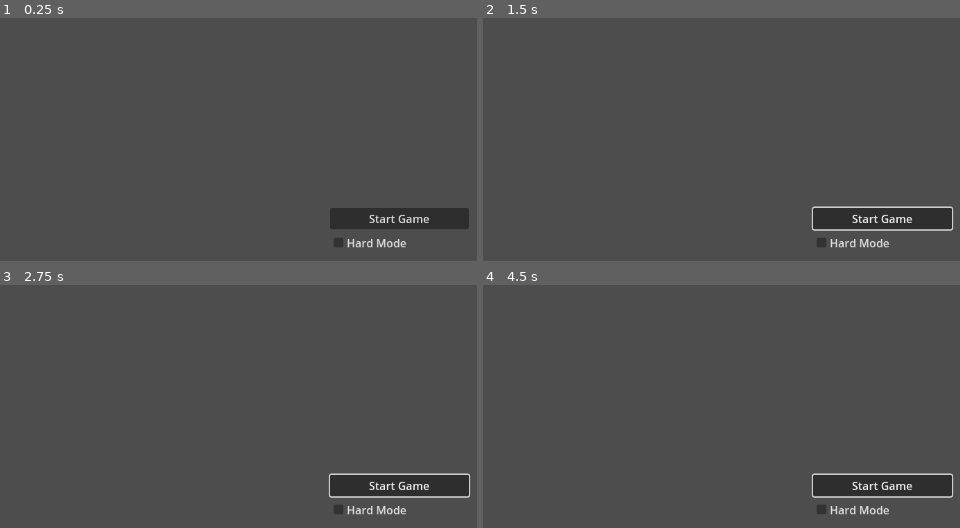
Above: before the commit, frames 1-4 (two rows, left to right).
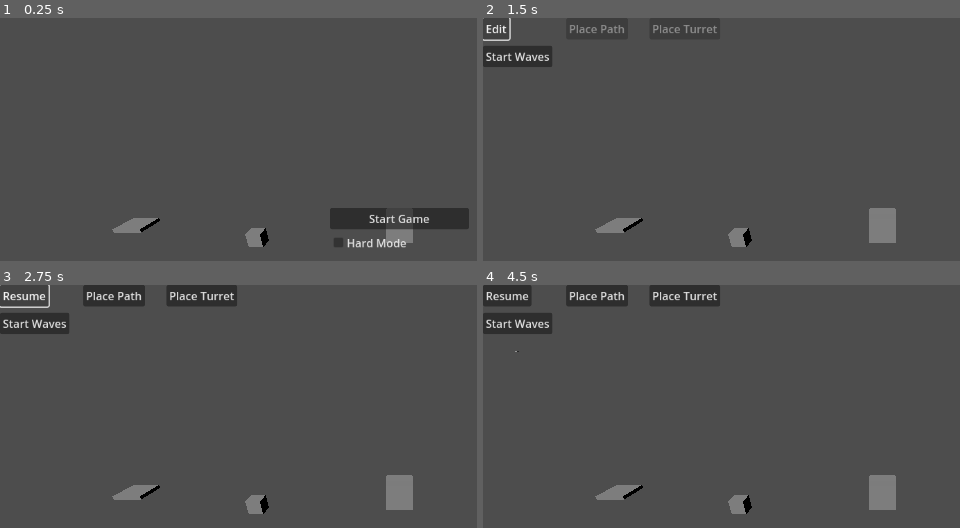
Above: after the commit, the same moments.

Repository: potatozepp/GPT-Test
Game: Godot game, scene res://main.tscn
The game is run twice, just before and just after one commit, with the same random seed, the same clock (stepped at 60 frames per second) and the same inputs.
Inputs (mouse positions are in pixels of both pictures, inside the frame that each line leads up to):
- Up to frame 1 (0.25 s): no input
- Up to frame 2 (1.5 s): click "Start Game" at 0.5 s; click (506, 27) at 1.25 s, where only the run after the commit has a clickable "Resume"
- Up to frame 3 (2.75 s): click (14, 294) at 2 s, where only the run after the commit has a clickable "Edit"
- Up to frame 4 (4.5 s): click (883, 486) at 2.75 s, where only the run before the commit has a clickable "Start Game"; click (516, 323) at 3.5 s, where only the run after the commit has a clickable "Start Waves"; click (516, 350) at 4.25 s, where only the run after the commit has a clickable "Stop Waves"

The runs differ from the first frame. In frame 1, 1.0% of the frame differs, in the area x 23-87%, y 82-95%; in frame 2, 5.8%; in frame 3, 7.8%; in frame 4, 8.4%, in the area x 0-99%, y 0-95%.
Error before the commit: Parse Error: Could not preload resource file "res://assets/models/enemy.tscn". (res://main.gd:3)

Commit message:
Revert "Constrain camera and placement"

Diff:
--- a/assets/models/core.tscn
+++ b/assets/models/core.tscn
@@ -1,21 +1,9 @@
-[gd_scene load_steps=4 format=3 uid="uid://core"]
+[gd_scene load_steps=2 format=3 uid="uid://core"]
 
 [sub_resource type="BoxMesh" id="1"]
-size = Vector3(2, 2, 2)
-
-[sub_resource type="StandardMaterial3D" id="2"]
-albedo_color = Color(0, 1, 0)
-
-[sub_resource type="BoxShape3D" id="3"]
 size = Vector3(2, 2, 2)
 
 [node name="Core" type="Node3D"]
 
 [node name="Mesh" type="MeshInstance3D" parent="."]
 mesh = SubResource("1")
-material_override = SubResource("2")
-
-[node name="StaticBody3D" type="StaticBody3D" parent="."]
-
-[node name="CollisionShape3D" type="CollisionShape3D" parent="StaticBody3D"]
-shape = SubResource("3")
--- a/assets/models/enemy.tscn
+++ b/assets/models/enemy.tscn
@@ -1,11 +1,8 @@
-[gd_scene load_steps=4 format=3 uid="uid://enemy"]
+[gd_scene load_steps=3 format=3 uid="uid://enemy"]
 
 [ext_resource type="Script" uid="uid://bexxmsg84lkd0" path="res://enemy.gd" id="1"]
 
 [sub_resource type="BoxMesh" id="1"]
-
-[sub_resource type="StandardMaterial3D" id="2"]
-albedo_color = Color(1, 0, 0)
 
 [node name="Enemy" type="Node3D"]
 script = ExtResource("1")
@@ -13,4 +10,3 @@
 [node name="Mesh" type="MeshInstance3D" parent="."]
 transform = Transform3D(1, 0, 0, 0, 1, 0, 0, 0, 1, 0, 0.740464, 0)
 mesh = SubResource("1")
-material_override = SubResource("2")
--- a/assets/models/path.tscn
+++ b/assets/models/path.tscn
@@ -1,21 +1,9 @@
-[gd_scene load_steps=4 format=3 uid="uid://pathseg"]
+[gd_scene load_steps=2 format=3 uid="uid://pathseg"]
 
 [sub_resource type="BoxMesh" id="1"]
-size = Vector3(2, 0.25, 2)
-
-[sub_resource type="StandardMaterial3D" id="2"]
-albedo_color = Color(0, 0, 0)
-
-[sub_resource type="BoxShape3D" id="3"]
 size = Vector3(2, 0.25, 2)
 
 [node name="Path" type="Node3D"]
 
 [node name="Mesh" type="MeshInstance3D" parent="."]
 mesh = SubResource("1")
-material_override = SubResource("2")
-
-[node name="StaticBody3D" type="StaticBody3D" parent="."]
-
-[node name="CollisionShape3D" type="CollisionShape3D" parent="StaticBody3D"]
-shape = SubResource("3")
--- a/assets/models/tower.tscn
+++ b/assets/models/tower.tscn
@@ -1,14 +1,8 @@
-[gd_scene load_steps=5 format=3 uid="uid://tower"]
+[gd_scene load_steps=3 format=3 uid="uid://tower"]
 
 [ext_resource type="Script" path="res://tower.gd" id="1"]
 
 [sub_resource type="BoxMesh" id="1"]
-size = Vector3(1, 1, 1)
-
-[sub_resource type="StandardMaterial3D" id="2"]
-albedo_color = Color(0, 0, 1)
-
-[sub_resource type="BoxShape3D" id="3"]
 size = Vector3(1, 1, 1)
 
 [node name="Tower" type="Node3D"]
@@ -16,9 +10,3 @@
 
 [node name="Mesh" type="MeshInstance3D" parent="."]
 mesh = SubResource("1")
-material_override = SubResource("2")
-
-[node name="StaticBody3D" type="StaticBody3D" parent="."]
-
-[node name="CollisionShape3D" type="CollisionShape3D" parent="StaticBody3D"]
-shape = SubResource("3")
--- a/main.gd
+++ b/main.gd
@@ -12,8 +12,6 @@
 var waves_running := false
 var editing_mode := false
 var placement_mode := "path"
-const BOUNDS_MIN := Vector2(-25, -25)
-const BOUNDS_MAX := Vector2(25, 25)
 
 @onready var start_menu = $CanvasLayer/Control
 @onready var start_button = $CanvasLayer/Control/VBoxContainer/StartButton
@@ -40,10 +38,6 @@
 	start_path.position = path_positions[0]
 	start_path.add_to_group("paths")
 	add_child(start_path)
-	var sp_mesh = start_path.get_node("Mesh") as MeshInstance3D
-	var sp_mat := StandardMaterial3D.new()
-	sp_mat.albedo_color = Color(1, 0, 0)
-	sp_mesh.set_surface_override_material(0, sp_mat)
 
 	var tower = TowerScene.instantiate()
 	tower.position = Vector3(-10, 0, 2)
@@ -91,12 +85,9 @@
 	stop_button.hide()
 	path_button.show()
 	turret_button.show()
-	editing_mode = false
-	edit_button.text = "Edit"
-	preview_path.hide()
-	preview_tower.hide()
-	path_button.disabled = true
-	turret_button.disabled = true
+	editing_mode = true
+	edit_button.text = "Resume"
+	set_mode_path()
 
 	if hard_mode.button_pressed:
 		spawn_interval = 1.0
@@ -156,7 +147,7 @@
 		e.queue_free()
 
 func _unhandled_input(event: InputEvent) -> void:
-	if not game_loaded:
+	if not game_loaded or not editing_mode:
 		return
 
 	if event is InputEventKey and event.pressed and event.keycode == KEY_DELETE and selected_node:
@@ -183,24 +174,19 @@
 				select_node(node.get_parent())
 				return
 		clear_selection()
-		if editing_mode:
-			if placement_mode == "path":
-				add_path_segment(preview_path.position)
-			else:
-				place_turret(preview_tower.position)
+		if placement_mode == "path":
+			add_path_segment(preview_path.position)
+		else:
+			place_turret(preview_tower.position)
 
 func add_path_segment(pos: Vector3) -> void:
 	pos.y = 0
-	if not _within_bounds(pos):
-		return
-	var shape := BoxShape3D.new()
-	shape.size = Vector3(2, 0.25, 2)
-	var params := PhysicsShapeQueryParameters3D.new()
-	params.shape = shape
-	params.transform = Transform3D(Basis(), pos)
-	var space = get_world_3d().direct_space_state
-	if space.intersect_shape(params).size() > 0:
-		return
+	for n in get_tree().get_nodes_in_group("paths"):
+		if n.position == pos:
+			return
+	for t in get_tree().get_nodes_in_group("towers"):
+		if t.position == pos:
+			return
 	path_positions.insert(path_positions.size() - 1, pos)
 	var p = PathScene.instantiate()
 	p.position = pos
@@ -209,16 +195,12 @@
 
 func place_turret(pos: Vector3) -> void:
 	pos.y = 0
-	if not _within_bounds(pos):
-		return
-	var shape := BoxShape3D.new()
-	shape.size = Vector3(1, 1, 1)
-	var params := PhysicsShapeQueryParameters3D.new()
-	params.shape = shape
-	params.transform = Transform3D(Basis(), pos)
-	var space = get_world_3d().direct_space_state
-	if space.intersect_shape(params).size() > 0:
-		return
+	for n in get_tree().get_nodes_in_group("paths"):
+		if n.position == pos:
+			return
+	for tt in get_tree().get_nodes_in_group("towers"):
+		if tt.position == pos:
+			return
 	var t = TowerScene.instantiate()
 	t.position = pos
 	t.add_to_group("towers")
@@ -242,6 +224,7 @@
 	selected_node = null
 	original_material = null
 
+
 func _process(delta: float) -> void:
 	if editing_mode:
 		update_preview()
@@ -267,29 +250,11 @@
 	pos = pos.snapped(Vector3.ONE)
 	if placement_mode == "path":
 		preview_path.position = pos
-		var shape := BoxShape3D.new()
-		shape.size = Vector3(2, 0.25, 2)
-		var params := PhysicsShapeQueryParameters3D.new()
-		params.shape = shape
-		params.transform = Transform3D(Basis(), pos)
-		var space = get_world_3d().direct_space_state
-		if _within_bounds(pos) and space.intersect_shape(params).size() == 0:
-			preview_path.show()
-		else:
-			preview_path.hide()
+		preview_path.show()
 		preview_tower.hide()
 	else:
 		preview_tower.position = pos
-		var shape_t := BoxShape3D.new()
-		shape_t.size = Vector3(1, 1, 1)
-		var params_t := PhysicsShapeQueryParameters3D.new()
-		params_t.shape = shape_t
-		params_t.transform = Transform3D(Basis(), pos)
-		var space_t = get_world_3d().direct_space_state
-		if _within_bounds(pos) and space_t.intersect_shape(params_t).size() == 0:
-			preview_tower.show()
-		else:
-			preview_tower.hide()
+		preview_tower.show()
 		preview_path.hide()
 
 func set_mode_path() -> void:
@@ -309,6 +274,3 @@
 	enemy.position = path_positions[0]
 	add_child(enemy)
 	enemy.add_to_group("enemies")
-
-func _within_bounds(pos: Vector3) -> bool:
-	return pos.x >= BOUNDS_MIN.x and pos.x <= BOUNDS_MAX.x and pos.z >= BOUNDS_MIN.y and pos.z <= BOUNDS_MAX.y
--- a/rts_camera.gd
+++ b/rts_camera.gd
@@ -7,19 +7,15 @@
 @export var zoom_speed := 2.0
 @export var edge_margin := 10
 @export var edge_speed := 15.0
-@export var bounds_min := Vector2(-25, -25)
-@export var bounds_max := Vector2(25, 25)
 
 var yaw := 0.0
 var pitch := -0.3
-var fixed_height := 0.0
-var right_panning := false
-var rotating := false
+var middle_panning := false
 
 func _ready():
+	Input.set_mouse_mode(Input.MOUSE_MODE_VISIBLE)
 	yaw = rotation.y
 	pitch = rotation.x
-	fixed_height = global_position.y
 
 func _process(delta):
 	var speed = move_speed
@@ -34,54 +30,42 @@
 		dir.x -= 1
 	if Input.is_action_pressed("move_right"):
 		dir.x += 1
+	if Input.is_action_pressed("move_up"):
+		dir.y += 1
+	if Input.is_action_pressed("move_down"):
+		dir.y -= 1
 	if dir != Vector3.ZERO:
-		var forward = Vector3(0, 0, -1).rotated(Vector3.UP, yaw)
-		var right = Vector3(1, 0, 0).rotated(Vector3.UP, yaw)
-		var move_vec = (right * dir.x + forward * dir.z).normalized()
-		translate(move_vec * speed * delta)
-		_clamp_position()
+		translate(basis * dir.normalized() * speed * delta)
 
-	## Edge Movement
+## Edge Movement
 
-	var mouse_pos = get_viewport().get_mouse_position()
-	var size = get_viewport().get_visible_rect().size
-	var forward = Vector3(0, 0, -1).rotated(Vector3.UP, yaw)
-	var right = Vector3(1, 0, 0).rotated(Vector3.UP, yaw)
-	if mouse_pos.x <= edge_margin:
-		translate(-right * edge_speed * delta)
-	elif mouse_pos.x >= size.x - edge_margin:
-		translate(right * edge_speed * delta)
-	if mouse_pos.y <= edge_margin:
-		translate(forward * edge_speed * delta)
-	elif mouse_pos.y >= size.y - edge_margin:
-		translate(-forward * edge_speed * delta)
-	_clamp_position()
+	if Input.get_mouse_mode() == Input.MOUSE_MODE_VISIBLE:
+		var mouse_pos = get_viewport().get_mouse_position()
+		var size = get_viewport().get_visible_rect().size
+		if mouse_pos.x <= edge_margin:
+			translate(-basis.x * edge_speed * delta)
+		elif mouse_pos.x >= size.x - edge_margin:
+			translate(basis.x * edge_speed * delta)
+		if mouse_pos.y <= edge_margin:
+			translate(-basis.z * edge_speed * delta)
+		elif mouse_pos.y >= size.y - edge_margin:
+			translate(basis.z * edge_speed * delta)
 
 func _unhandled_input(event):
 	if event is InputEventMouseButton:
 		if event.button_index == MOUSE_BUTTON_RIGHT:
-			right_panning = event.pressed
+			Input.set_mouse_mode(Input.MOUSE_MODE_CAPTURED if event.pressed else Input.MOUSE_MODE_VISIBLE)
 		elif event.button_index == MOUSE_BUTTON_MIDDLE:
-			rotating = event.pressed
+			middle_panning = event.pressed
 		elif event.button_index == MOUSE_BUTTON_WHEEL_UP:
-			var forward = Vector3(0, 0, -1).rotated(Vector3.UP, yaw)
-			translate(forward * zoom_speed)
-			_clamp_position()
+			translate(-basis.z * zoom_speed)
 		elif event.button_index == MOUSE_BUTTON_WHEEL_DOWN:
-			var forward = Vector3(0, 0, -1).rotated(Vector3.UP, yaw)
-			translate(-forward * zoom_speed)
-			_clamp_position()
+			translate(basis.z * zoom_speed)
 	elif event is InputEventMouseMotion:
-		if right_panning:
-			var right = Vector3(1, 0, 0).rotated(Vector3.UP, yaw)
-			var forward = Vector3(0, 0, -1).rotated(Vector3.UP, yaw)
-			translate((-right * event.relative.x + forward * event.relative.y) * pan_speed)
-			_clamp_position()
-		elif rotating:
+		if Input.is_mouse_button_pressed(MOUSE_BUTTON_RIGHT):
 			yaw -= event.relative.x * rotation_speed
+			pitch = clamp(pitch - event.relative.y * rotation_speed, -1.2, 0.2)
 			rotation.y = yaw
-
-func _clamp_position() -> void:
-	global_position.y = fixed_height
-	global_position.x = clamp(global_position.x, bounds_min.x, bounds_max.x)
-	global_position.z = clamp(global_position.z, bounds_min.y, bounds_max.y)
+			rotation.x = pitch
+		elif middle_panning:
+			translate((basis.x * event.relative.x + basis.z * event.relative.y) * pan_speed)
